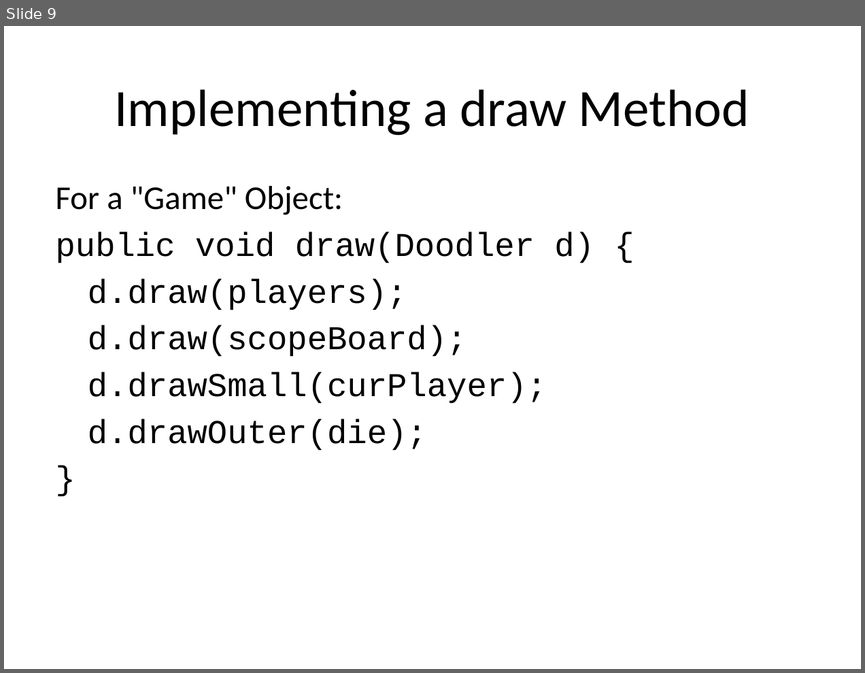
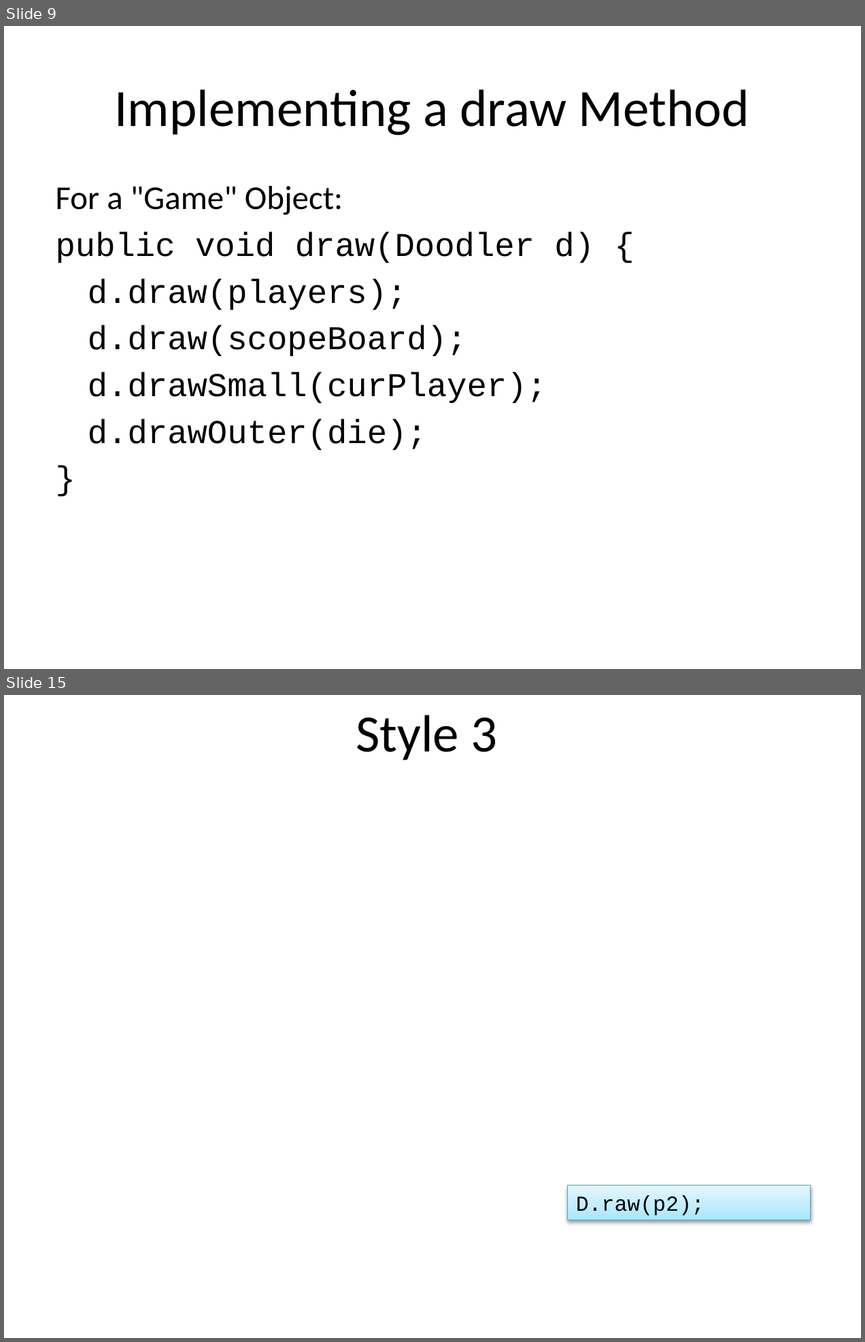
Before and after one commit to CedricReichenbach/DoodleDebug, a slide deck: presentation/Visualizing Objects in Java.pptx. Shown one above the other, each under a label of ours: slide 9 before the commit, slides 9 and 15 after it; the slides between them are not shown. The pictures are 865x673 and 865x1342 pixels, drawn with LibreOffice and Linux fonts; fonts in the diff are those of the drawing; background and template pictures are left out. Boxes give left, top, right and bottom in pixels: in the first picture for what was removed or moved away, otherwise in the second. Text is boxed around its words. In the diff, an @@ line names an element or a change of style, - is before the commit and + after.

```diff
--- a/presentation/Visualizing Objects in Java.pptx
+++ b/presentation/Visualizing Objects in Java.pptx
@@ slide 15 added at bbox=[4, 695, 861, 1338], background picture (left out) @@
@@ text added at bbox=[356, 715, 497, 760], 44 pt, text #000000 @@
+Style 3
@@ rectangle added at bbox=[567, 1185, 809, 1219], fill gradient #A7E6FF to #C1EDFF to #E7F8FF, outline #46AAC5 0.75 pt, 18 pt, text #000000 @@
+D.raw(p2);
```
Also in this commit, not shown: 2 slides changed, 5 other slides added, 7 slides removed, 2 other files.
